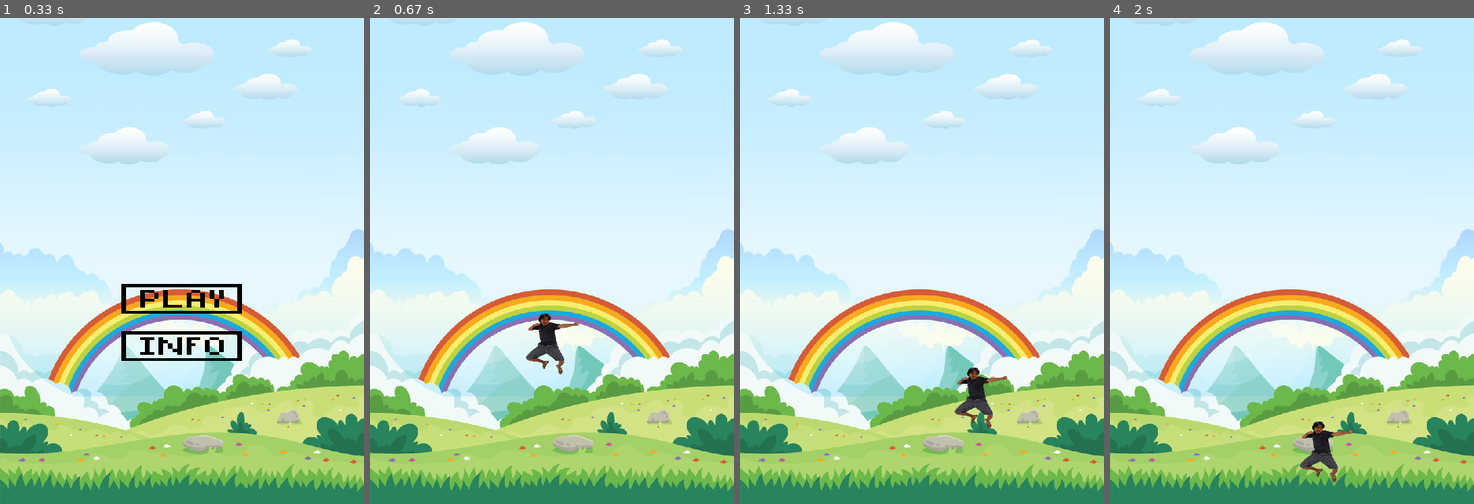
Above: before the commit, frames 1-4 (left to right).
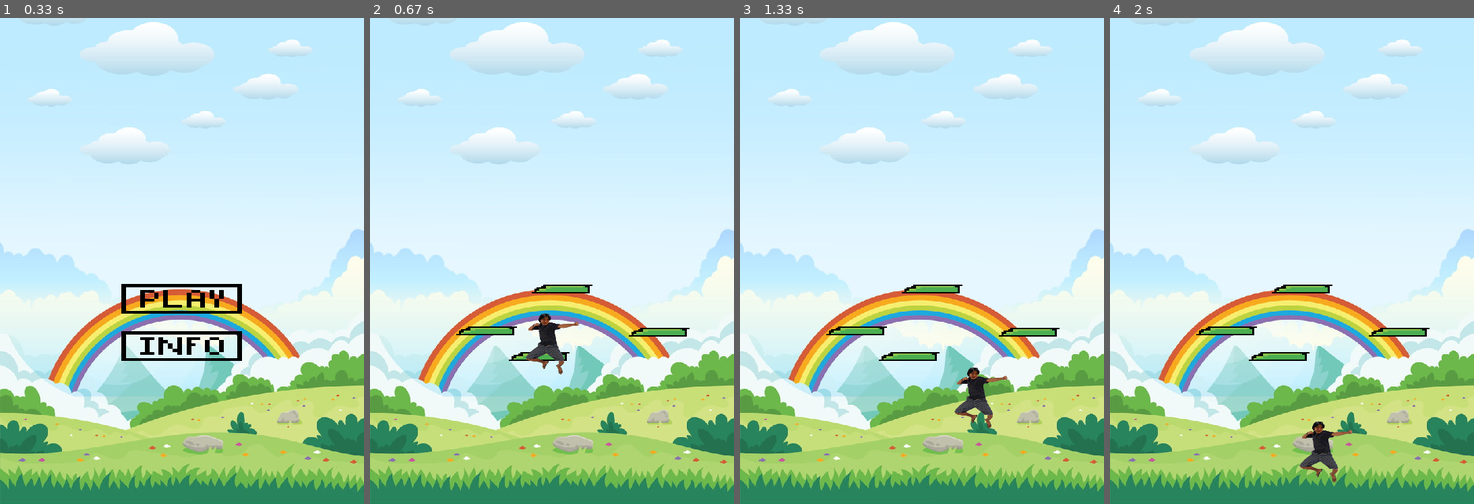
Above: after the commit, the same moments.

Repository: insper-classroom/devlife-23-1-projeto-pygame-henrique-junqueira-luca-feltrin
Game: pygame game, started from jogo.py
Two runs of this game, one before a commit and one after it. Both use one fixed random seed, a clock stepped at 60 frames per second and the inputs below.
Inputs (mouse positions are in pixels of both pictures, inside the frame that each line leads up to):
- Up to frame 1 (0.33 s): no input
- Up to frame 2 (0.67 s): click (566, 299) at 0.38 s
- Up to frame 3 (1.33 s): hold D 0.67-1.13 s; hold D from 1.17 s (still down)
- Up to frame 4 (2 s): release D at 1.63 s; hold A from 1.67 s (still down)

Frame 1 is identical in both runs. In frame 2, 0.9% of the frame differs, in the area x 23-88%, y 54-71%; in frame 3, 1.1%; in frame 4, 1.1%.

Commit message:
plataformas

Diff:
--- a/classes.py
+++ b/classes.py
@@ -1,4 +1,7 @@
 import pygame
+
+import random
+
 
 class Tela:
     def __init__(self):
@@ -9,13 +12,14 @@
         imagem_fundo = pygame.transform.scale(pygame.image.load('assets/imagem_fundo_pygame.jpg'), (540,720))
         imagem_toshi = pygame.transform.scale(pygame.image.load('assets/toshi.png'),(80,100))
         botao_play = pygame.transform.scale(pygame.image.load('assets/botao_play.png'),(220,140))
-
         botao_info = pygame.transform.scale(pygame.image.load('assets/botao_info.png'),(220,140))
+        plataforma = pygame.transform.scale(pygame.image.load('assets/plataforma.png'),(110,70))
 
         self.state = {
             'tela_inicio':True,
             'tela_jogo':False,
-            'tela_gameover': False
+            'tela_gameover': False,
+            'coord_plataformas': []
 
         }
 
@@ -23,6 +27,7 @@
             'botao_play':botao_play,
             'rect_play': pygame.Rect(180,350,220,140),
             'botao_info':botao_info,
+            'plataforma':plataforma,
             'imagem_fundo': imagem_fundo,
             'toshi':imagem_toshi,
             't0' : 0,
@@ -30,6 +35,11 @@
             'gravidade': 1,
             'pulando': False
         }
+
+        for i in range(4):
+            x = random.randint(0,400)
+            y = random.randint(350,500)
+            self.state['coord_plataformas'].append((x,y))
 
         self.personagem = Personagem(self.window, [230, 400] , self.assets)
 
@@ -87,6 +97,10 @@
 
         if self.state['tela_jogo']:
             self.window.blit(self.assets['imagem_fundo'],(0,0))
+
+            for i in range(len(self.state['coord_plataformas'])):
+                self.window.blit(self.assets['plataforma'],self.state['coord_plataformas'][i])
+
             self.personagem.desenha()
             pygame.display.update()
 
@@ -120,3 +134,9 @@
             self.rect.x = 530
         if self.rect.y >= 600:
             self.rect.y = 599
+
+class Plataforma:
+    def __init__(self,window,state):
+        self.velocidade = 1
+        self.state = state
+        self.rect = pygame.Rect(self.state['coord_plataformas'][0],self.state['coord_plataformas'][1],110,70)
